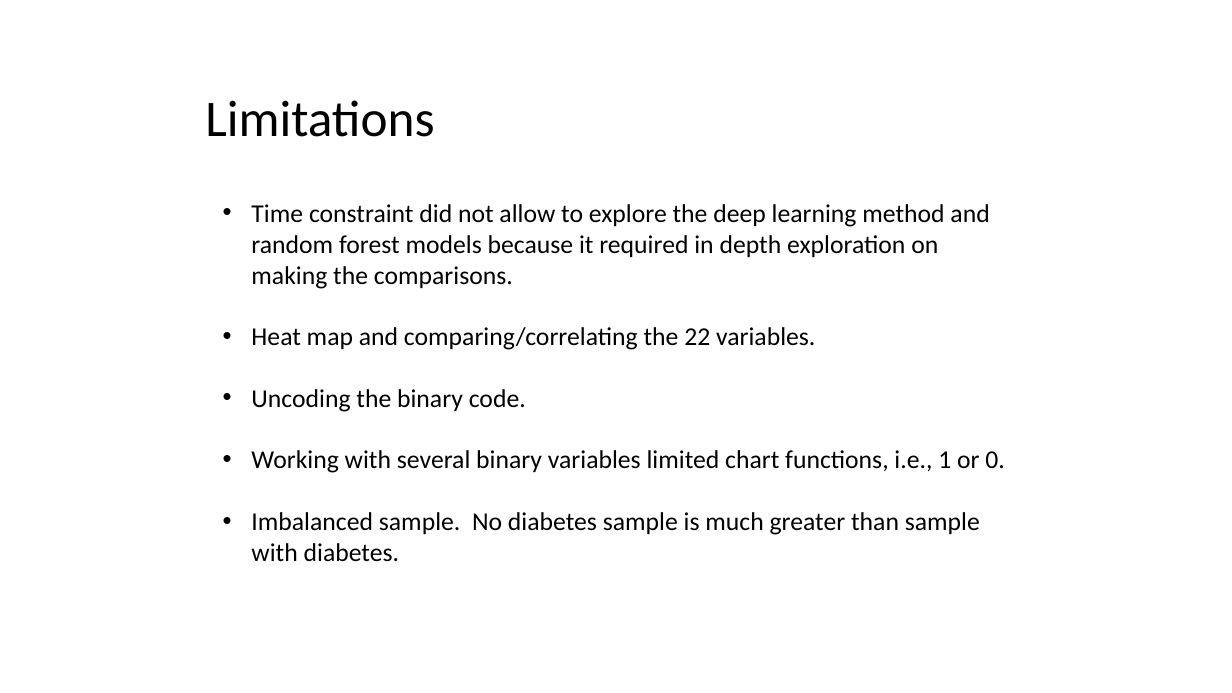
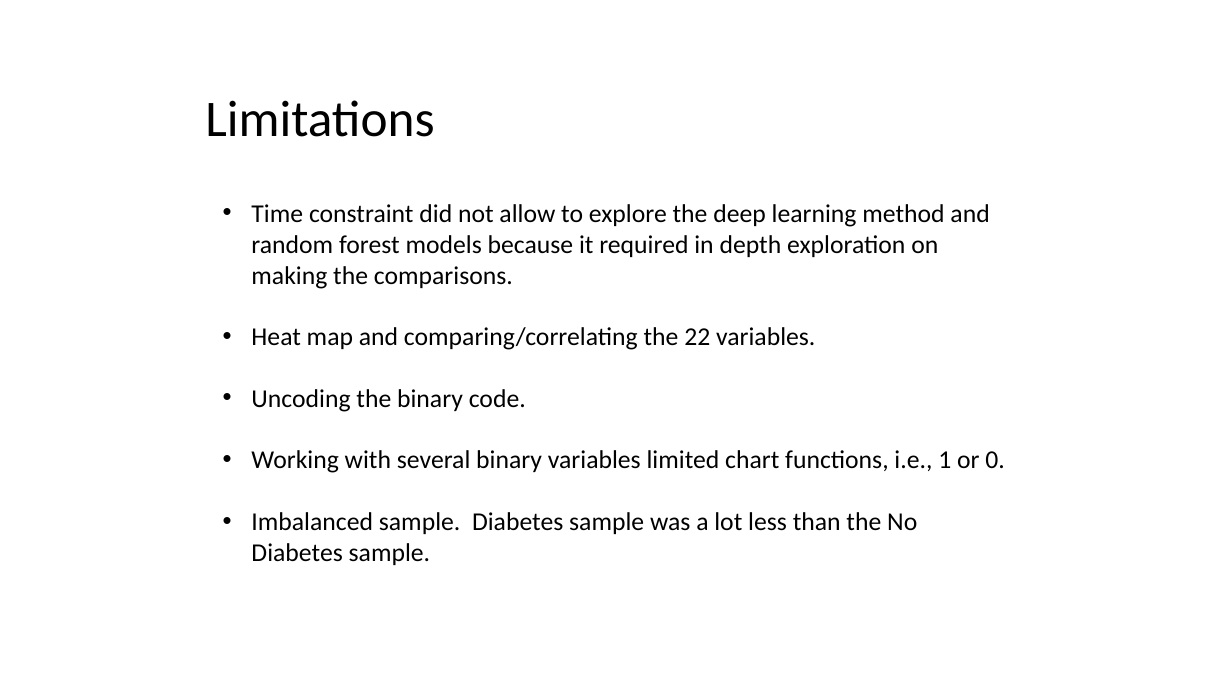
Before and after one commit to Isabel-gt/Final_Project, a slide deck: slide 29 of Diabetes_Predictions.pptx (slide 25 before the commit). Drawn at 1232x693 pixels with LibreOffice and Linux fonts; fonts in the diff are those of the drawing; background and template pictures are left out. Boxes give left, top, right and bottom in pixels: in the first picture for what was removed or moved away, otherwise in the second. Text is boxed around its words. In the diff, an @@ line names an element or a change of style, - is before the commit and + after.

```diff
--- a/Diabetes_Predictions.pptx
+++ b/Diabetes_Predictions.pptx
@@ text at <box>251,512,917,565</box>: text changed @@
-• Imbalanced sample. No diabetes sample is much greater than sample with diabetes.
+• Imbalanced sample. Diabetes sample was a lot less than the No Diabetes sample.
```
Also in this commit, not shown: 10 other slides changed, 8 slides added, 4 slides removed.
